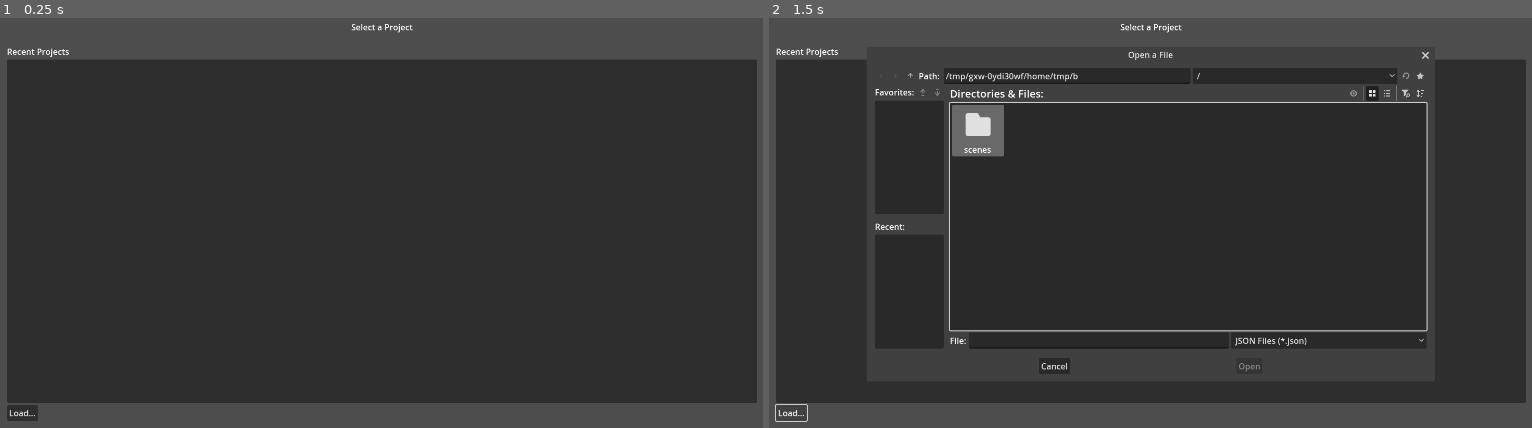
Above: before the commit, frames 1-2 (left to right).
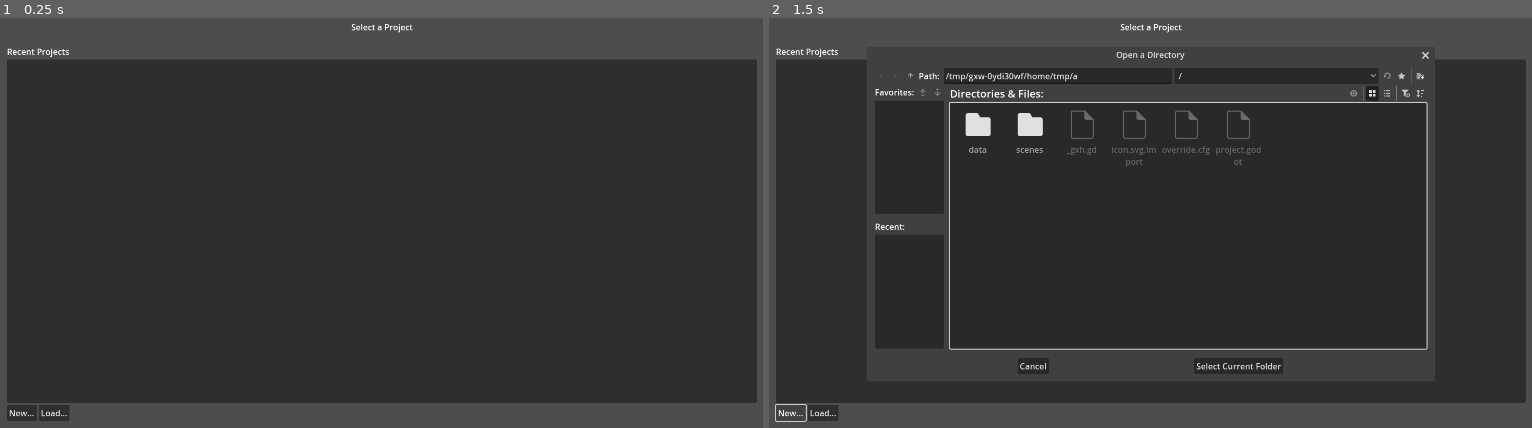
Above: after the commit, the same moments.

Repository: BlueHeronGames/dungeon-crawler-maker
Game: Godot game, scene res://scenes/select_project_scene.tscn
The game is run twice, just before and just after one commit, with the same random seed, the same clock (stepped at 60 frames per second) and the same inputs.
Inputs (mouse positions are in pixels of both pictures, inside the frame that each line leads up to):
- Up to frame 1 (0.25 s): no input
- Up to frame 2 (1.5 s): click (791, 411) at 0.5 s, where only the run after the commit has a clickable "New..."; click (791, 411) at 1.25 s, where only the run after the commit has a clickable "New..."

The runs differ from the first frame. In frame 1, 0.2% of the frame differs, in the area x 1-10%, y 94-99%; in frame 2, 2.4%, in the area x 1-87%, y 8-99%.

Commit message:
Editor: create a new game with a default JSON game_data

Diff:
--- /dev/null
+++ b/editor/data/default_game_data.json
@@ -0,0 +1,50 @@
+{
+	"version": "1.0.0",
+	"metadata": {
+		"title": "Blademaster",
+		"author": "Blue Heron",
+		"version": "1.0.0",
+		"description": "You upset the Demon King, and he sent his cronies to wipe out your villagers. Journey thorough ruined villages, haunted forests, thundering plains, and finally the Demon King's castle to slay him and vindicate your dead villagers."
+	},
+	"config": {
+		"can_pass_turn": true,
+		"zoom": 2
+	},
+	"tilesets": [
+		{
+			"id": "dungeon_basic",
+			"path": "assets/images/tiles/town.png",
+			"tile_size": 32,
+			"tiles": [
+				{ "id": 0, "type": "floor" },
+				{ "id": 1, "type": "wall" }
+			]
+		}
+	],
+	"rooms": [
+		{
+			"type": "rectangle",
+			"number": 5,
+			"min_size": [4, 6],
+			"max_size": [10, 12]
+		}
+	],
+	"monsters": {
+		"goblin": {
+			"sprite": "assets/images/monsters/goblin.png",
+			"hp": 20,
+			"attack": 5,
+			"defense": 2,
+			"ai_type": "passive",
+			"loot_table": [
+				{ "name": "goblin meat", "probability": 0.25 }
+			]
+		}
+	},
+	"items": {
+		"goblin meat": {
+			"type": "consumable",
+			"restore_health": 50
+		}
+	}
+}
--- a/editor/scenes/select_project_scene.gd
+++ b/editor/scenes/select_project_scene.gd
@@ -4,10 +4,17 @@
 const PROJECT_SECTION := "projects"
 const PROJECT_KEY := "paths"
 const MAX_RECENT_PROJECTS := 10
+const DEFAULT_GAME_DATA_PATHS := [
+	"res://editor/data/default_game_data.json",
+	"res://game_template/game_data.json"
+]
+const JSON_INDENT := "\t"
 
 @onready var project_list: ItemList = %ProjectList
 @onready var load_button: Button = %LoadButton
+@onready var new_button: Button = %NewButton
 @onready var file_dialog: FileDialog = %GameDataFileDialog
+@onready var new_project_dialog: FileDialog = %NewProjectDialog
 @onready var notification_dialog: AcceptDialog = %NotificationDialog
 @onready var error_dialog: AcceptDialog = %ErrorDialog
 
@@ -15,8 +22,10 @@
 
 func _ready() -> void:
 	load_button.pressed.connect(_on_load_button_pressed)
+	new_button.pressed.connect(_on_new_button_pressed)
 	project_list.item_activated.connect(_on_project_item_activated)
 	file_dialog.file_selected.connect(_on_file_dialog_file_selected)
+	new_project_dialog.dir_selected.connect(_on_new_project_dir_selected)
 	_load_recent_projects()
 	_populate_project_list()
 
@@ -53,6 +62,9 @@
 func _on_load_button_pressed() -> void:
 	_open_file_dialog()
 
+func _on_new_button_pressed() -> void:
+	_open_new_project_dialog()
+
 func _on_project_item_activated(index: int) -> void:
 	var path : Variant = project_list.get_item_metadata(index)
 	if typeof(path) == TYPE_STRING:
@@ -68,17 +80,25 @@
 func _on_file_dialog_file_selected(path: String) -> void:
 	_attempt_project_load(path)
 
+func _open_new_project_dialog() -> void:
+	new_project_dialog.access = FileDialog.ACCESS_FILESYSTEM
+	new_project_dialog.file_mode = FileDialog.FILE_MODE_OPEN_DIR
+	new_project_dialog.popup_centered_ratio(0.7)
+
+func _on_new_project_dir_selected(dir_path: String) -> void:
+	_create_new_project(dir_path)
+
 func _attempt_project_load(path: String) -> void:
 	if !_is_valid_game_data_path(path):
-		_dismiss_file_dialog()
+		_dismiss_selection_dialogs()
 		_show_error("Please select a valid game_data.json file.")
 		return
 	if !FileAccess.file_exists(path):
-		_dismiss_file_dialog()
+		_dismiss_selection_dialogs()
 		_show_error("Selected file could not be found.")
 		return
 	_add_recent_project(path)
-	_dismiss_file_dialog()
+	_dismiss_selection_dialogs()
 	_show_success(path)
 
 func _is_valid_game_data_path(path: String) -> bool:
@@ -100,9 +120,45 @@
 	if err != OK:
 		push_warning("Failed to save recent projects: %s" % err)
 
-func _dismiss_file_dialog() -> void:
+func _dismiss_selection_dialogs() -> void:
 	if file_dialog.visible:
 		file_dialog.hide()
+	if new_project_dialog.visible:
+		new_project_dialog.hide()
+
+func _create_new_project(dir_path: String) -> void:
+	if dir_path.is_empty():
+		_show_error("Please choose a folder for the new project.")
+		return
+	if !DirAccess.dir_exists_absolute(dir_path):
+		_show_error("Unable to open the selected folder.")
+		return
+	var target_path := dir_path.path_join("game_data.json")
+	if FileAccess.file_exists(target_path):
+		_show_error("The selected folder already contains a game_data.json file.")
+		return
+	var template_data := _load_template_game_data()
+	if template_data.is_empty():
+		_show_error("Unable to locate template game_data.json contents.")
+		return
+	var file := FileAccess.open(target_path, FileAccess.WRITE)
+	if file == null:
+		_show_error("Failed to create game_data.json in the selected folder.")
+		return
+	file.store_string(template_data)
+	file.close()
+	_attempt_project_load(target_path)
+
+func _load_template_game_data() -> String:
+	for path in DEFAULT_GAME_DATA_PATHS:
+		if FileAccess.file_exists(path):
+			var template_file := FileAccess.open(path, FileAccess.READ)
+			if template_file != null:
+				var contents := template_file.get_as_text()
+				template_file.close()
+				if !contents.is_empty():
+					return contents
+	return ""
 
 func _show_success(path: String) -> void:
 	notification_dialog.title = "Project Loaded"
--- a/editor/scenes/select_project_scene.tscn
+++ b/editor/scenes/select_project_scene.tscn
@@ -49,6 +49,11 @@
 layout_mode = 2
 size_flags_horizontal = 3
 
+[node name="NewButton" type="Button" parent="MarginContainer/VBoxContainer/ButtonContainer"]
+unique_name_in_owner = true
+layout_mode = 2
+text = "New..."
+
 [node name="LoadButton" type="Button" parent="MarginContainer/VBoxContainer/ButtonContainer"]
 unique_name_in_owner = true
 layout_mode = 2
@@ -65,6 +70,12 @@
 access = 2
 filters = PackedStringArray("*.json ; JSON Files")
 
+[node name="NewProjectDialog" type="FileDialog" parent="."]
+unique_name_in_owner = true
+title = "Select Project Folder"
+file_mode = 2
+access = 2
+
 [node name="NotificationDialog" type="AcceptDialog" parent="."]
 unique_name_in_owner = true
 title = "Project Loaded"
